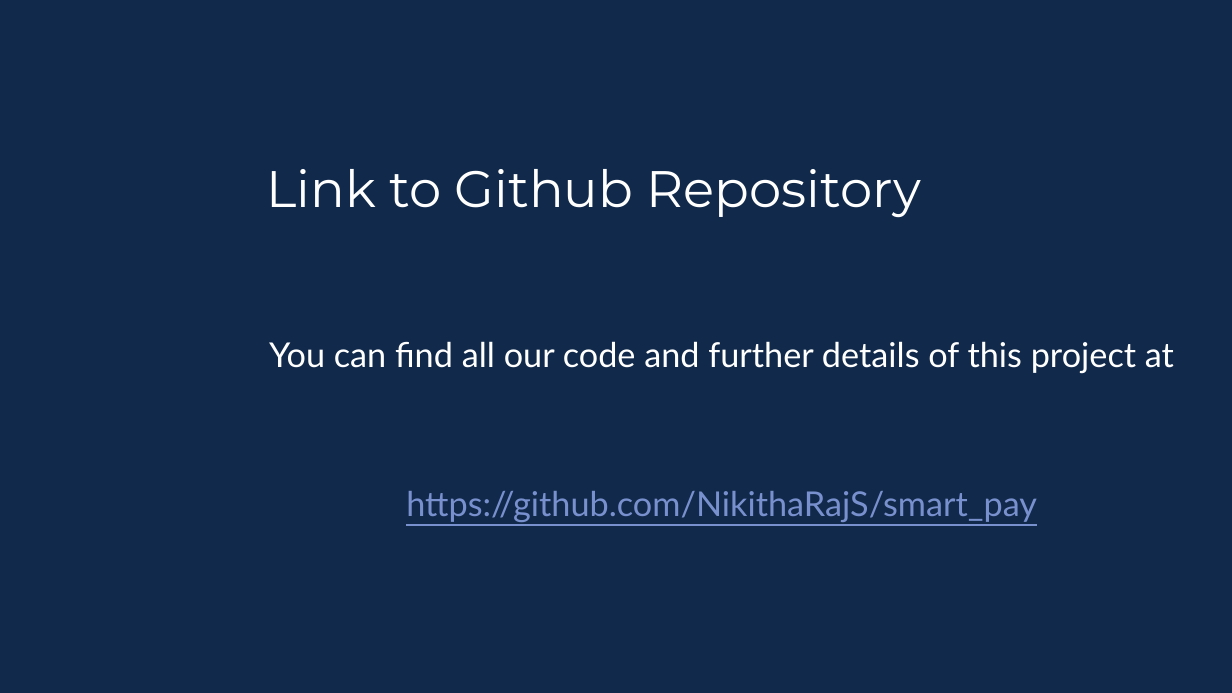
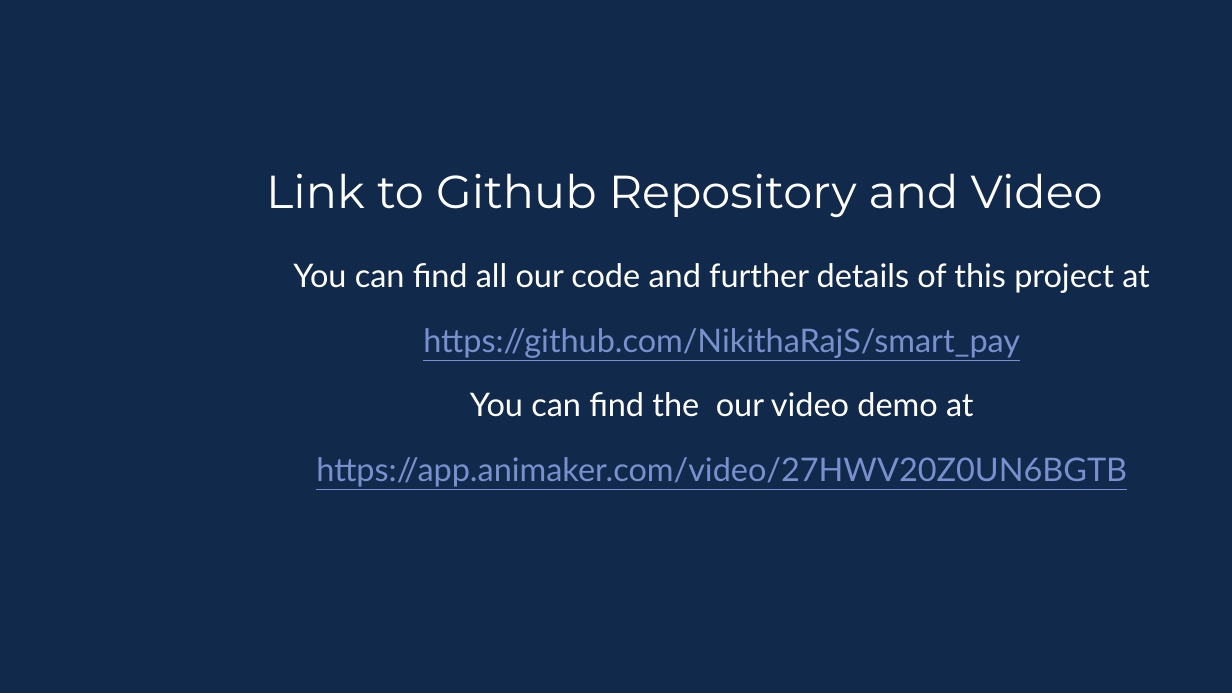
Before and after one commit to NikithaRajS/2021_IBM_Code_Challenge_SmartPay, a slide deck: slide 7 of presentation/IBM_ISL_Presentation_Mark III_SmartPay.pptx. Drawn at 1232x693 pixels with LibreOffice and Linux fonts; fonts in the diff are those of the drawing; background and template pictures are left out. Boxes give left, top, right and bottom in pixels: in the first picture for what was removed or moved away, otherwise in the second. Text is boxed around its words. In the diff, an @@ line names an element or a change of style, - is before the commit and + after.

```diff
--- a/presentation/IBM_ISL_Presentation_Mark III_SmartPay.pptx
+++ b/presentation/IBM_ISL_Presentation_Mark III_SmartPay.pptx
@@ title at (x1=266, y1=173, x2=1103, y2=218): text changed; size 30 to 27 pt @@
-Link to Github Repository
+Link to Github Repository and Video
@@ text at (x1=293, y1=263, x2=1150, y2=358): size 20 to 19 pt in "You can find all our code and ...", "https://github.com/NikithaRajS/smart_pay"; line spacing 1.15 to 0.95; less space between paragraphs @@
@@ text at (x1=316, y1=392, x2=1127, y2=487): paragraphs added @@
+You can find the our video demo at
+https://app.animaker.com/video/27HWV20Z0UN6BGTB
```
Also in this commit, not shown: 7 other slides changed, 1 slide added.
